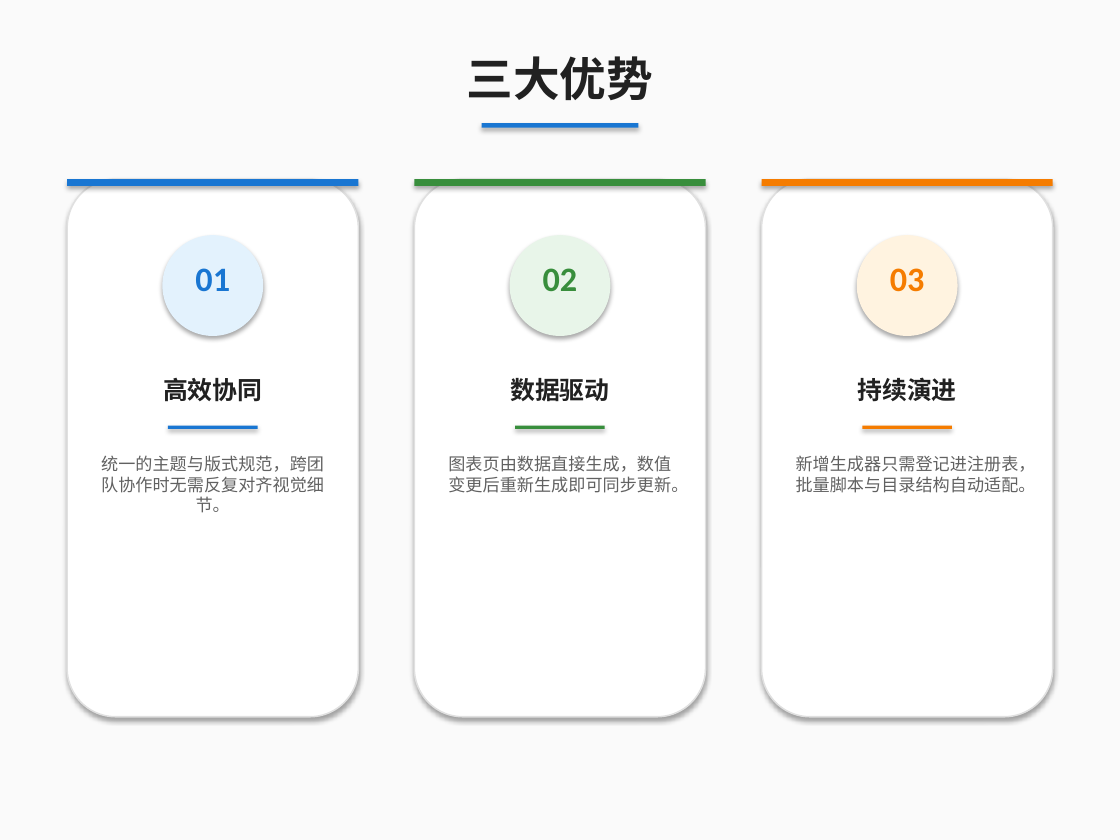
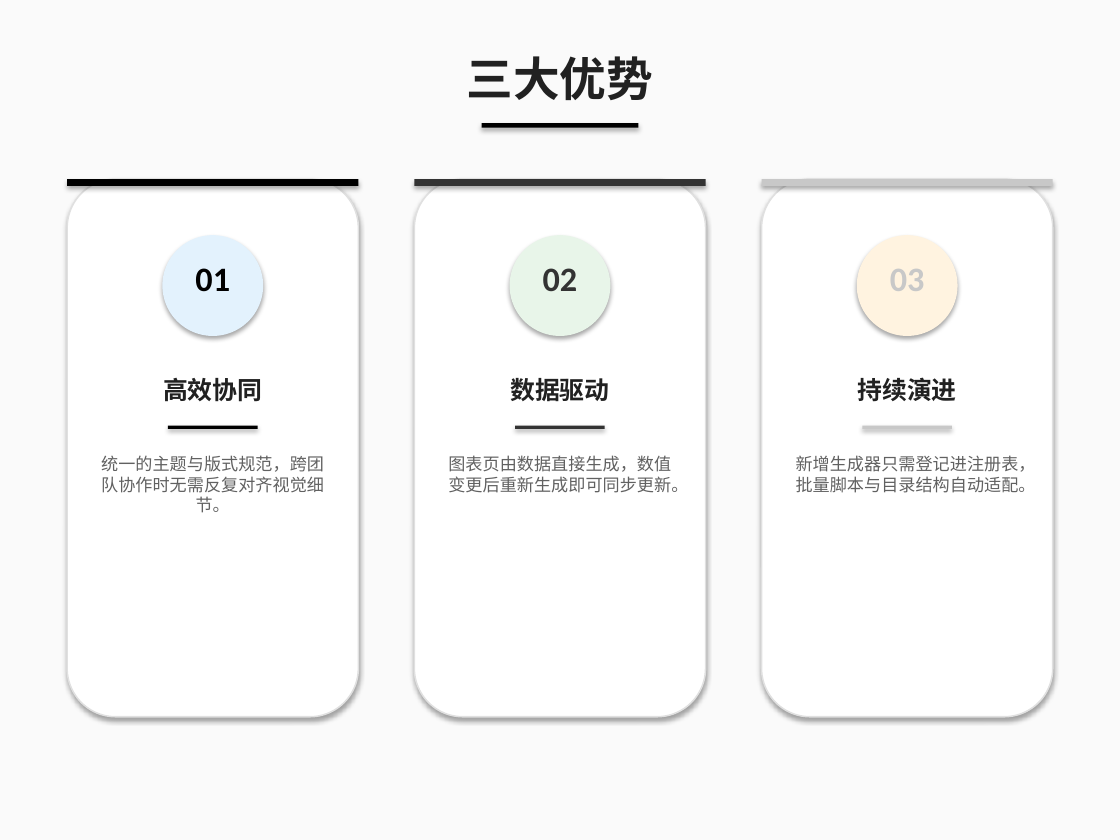
Before and after one commit to wuhua2026/ppt-templates, a slide deck: slide 1 of templates/static/content/three_column_minimalist_bw.pptx. Drawn at 1120x840 pixels with LibreOffice and Linux fonts; fonts in the diff are those of the drawing. Boxes give left, top, right and bottom in pixels: in the first picture for what was removed or moved away, otherwise in the second. Text is boxed around its words. In the diff, an @@ line names an element or a change of style, - is before the commit and + after.

```diff
--- a/templates/static/content/three_column_minimalist_bw.pptx
+++ b/templates/static/content/three_column_minimalist_bw.pptx
@@ rectangle at (414, 179, 706, 186): fill #388E3C to #333333 @@
@@ rectangle at (762, 179, 1053, 186): fill #F57C00 to #C8C8C8 @@
@@ text "01" at (195, 268, 230, 292): text colour #1976D2 to #000000 @@
@@ text "02" at (543, 268, 578, 291): text colour #388E3C to #333333 @@
@@ text "03" at (890, 269, 925, 291): text colour #F57C00 to #C8C8C8 @@
@@ fill #1976D2 to #000000 in 3 elements at (482, 123, 638, 128), (67, 179, 358, 186), (168, 426, 258, 429) @@
@@ rectangle at (515, 426, 605, 429): fill #388E3C to #333333 @@
@@ rectangle at (862, 426, 952, 429): fill #F57C00 to #C8C8C8 @@
```
Also in this commit, not shown: 35 other files.
